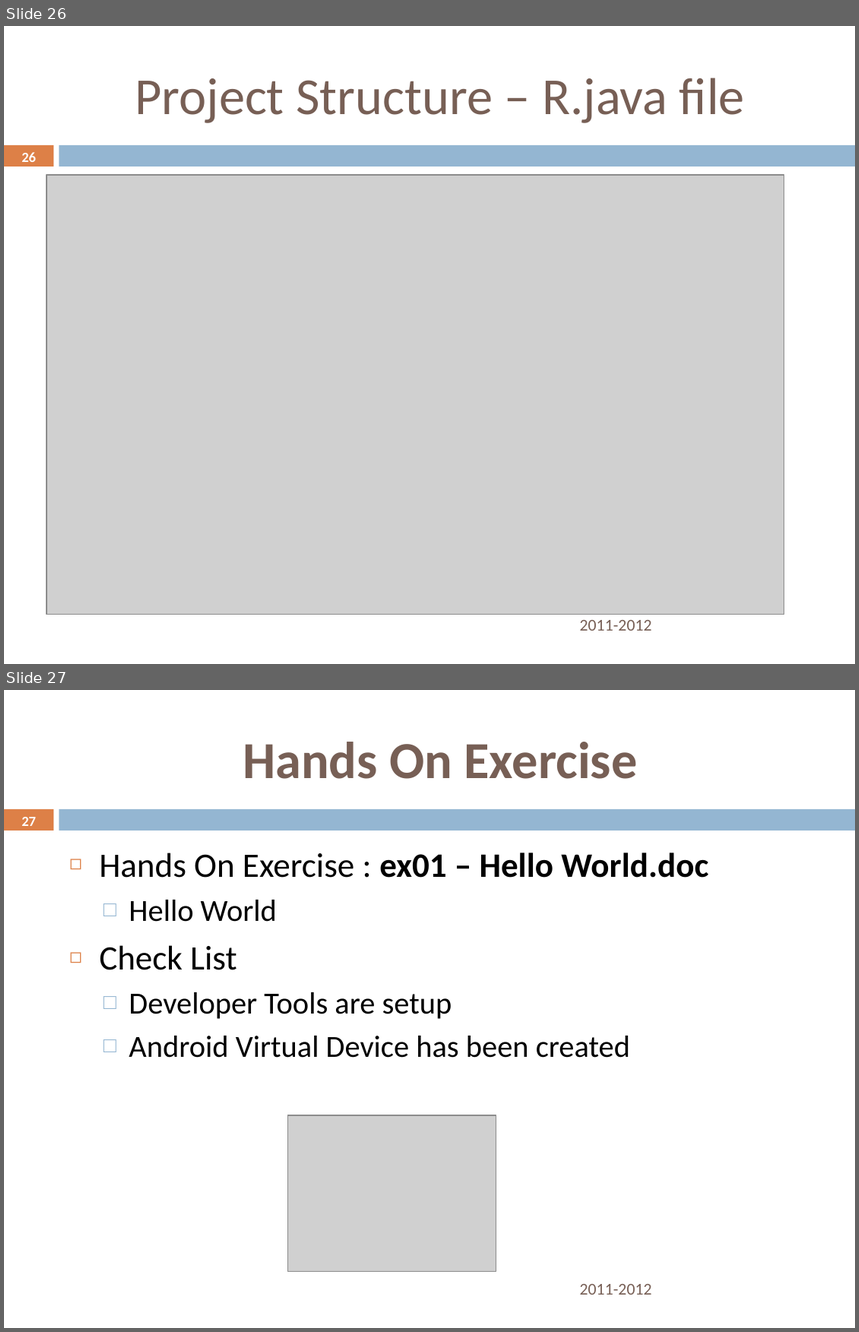
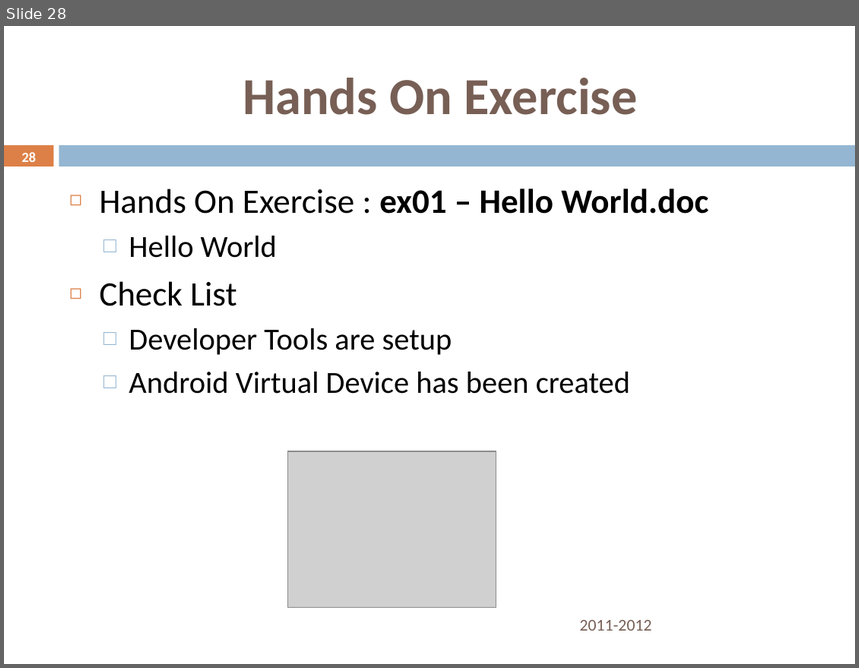
Before and after one commit to rominirani/Nitrodroid-2012-Android101-Workshop, a slide deck: presentation/AndroidDeveloper101Workshop-October6-Nitrodroid-2012-MindStormSoftware.pptx. Shown one above the other, each under a label of ours: slides 26 and 27 before the commit, slide 28 after it. The pictures are 859x1332 and 859x668 pixels, drawn with LibreOffice and Linux fonts; fonts in the diff are those of the drawing; grey boxes stand for pictures; background and template pictures are left out. Boxes give left, top, right and bottom in pixels: in the first picture for what was removed or moved away, otherwise in the second. Text is boxed around its words. In the diff, an @@ line names an element or a change of style, - is before the commit and + after.

```diff
--- a/presentation/AndroidDeveloper101Workshop-October6-Nitrodroid-2012-MindStormSoftware.pptx
+++ b/presentation/AndroidDeveloper101Workshop-October6-Nitrodroid-2012-MindStormSoftware.pptx
@@ slide 26 removed at (4, 26, 855, 664), background #FFFFFF; not listed: 2 template elements that a slide beside it also shows @@
@@ title removed at (135, 78, 745, 123) @@
-Project Structure – R.java file
@@ page number removed at (21, 152, 36, 162) @@
-26
@@ picture removed at (47, 175, 785, 615) @@
@@ text removed at (580, 620, 652, 631) @@
-2011-2012
@@ what was slide 27 is now slide 28 @@
@@ page number at (21, 152, 36, 162): text changed @@
-27
+28
```
Also in this commit, not shown: 5 slides changed, 3 slides added, 1 other file.
